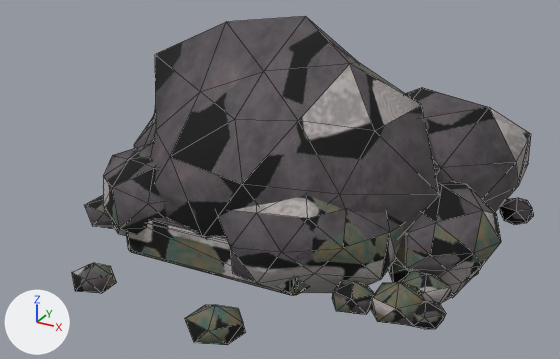
The glTF model models/deposit_0.glb, before and after one commit.
Rendered twice from a camera (50 mm lens) standing at (2.21, -4.02, 2.35) and looking at (0.01, -0.02, 0.35). Arrows for +X, +Y and +Z are at lower left; the lights stay in place. The picture after the commit comes second. Mesh edges are drawn as thin lines. Vertices at exactly the same position are counted once.

The first picture shows 'deposit_0'.
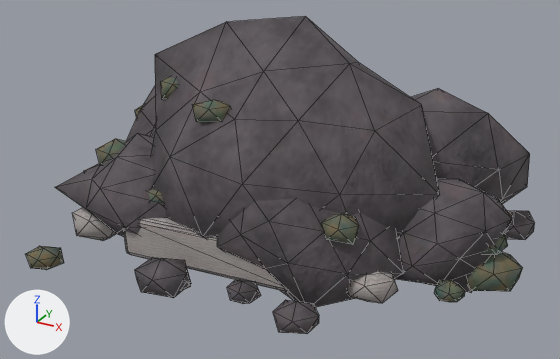
Location of each change, [x1, y1, x2, y2] in pixels of the pictures (560 x 359 px; the box of a moved part takes in the faces that stretch with it):
'deposit_0', reshaped (10% wider)
    before: [72, 16, 534, 345]
    after: [26, 16, 535, 334]
part 1 of me_blob, moved or reshaped
    before: [134, 108, 156, 148]
    after: [126, 87, 156, 141]
part 2 of me_blob, moved or reshaped
    before: [406, 87, 531, 212]
    after: [411, 88, 530, 204]
part 3 of me_blob, moved or reshaped
    before: [218, 195, 404, 293]
    after: [217, 199, 404, 307]
part 4 of me_blob, moved or reshaped (mostly hidden afterwards)
    before: [72, 263, 117, 293]
    after: [148, 189, 164, 204]
part 5 of me_blob, moved or reshaped
    before: [389, 180, 501, 298]
    after: [394, 179, 512, 293]
part 6 of me_blob, moved or reshaped (not visible afterwards)
    before: [403, 270, 453, 304]
part 7 of me_blob, moved or reshaped
    before: [127, 218, 308, 295]
    after: [124, 218, 288, 292]
part 8 of me_blob, moved or reshaped (mostly hidden afterwards)
    before: [84, 195, 115, 229]
    after: [185, 282, 191, 289]
part 9 of me_blob, moved or reshaped
    before: [185, 305, 246, 345]
    after: [273, 300, 319, 334]
part 10 of me_blob, moved or reshaped
    before: [412, 301, 446, 329]
    after: [26, 246, 64, 270]
part 11 of me_blob, moved or reshaped (not visible afterwards)
    before: [500, 198, 534, 225]
part 12 of me_blob, moved or reshaped (not visible afterwards)
    before: [371, 282, 425, 326]
part 13 of me_blob, moved or reshaped
    before: [332, 280, 374, 314]
    after: [227, 280, 261, 304]
part 14 of me_blob, deleted
    before: [389, 262, 479, 283]
part 15 of me_blob, built on
    before: [103, 143, 168, 236]
    after: [55, 77, 535, 303]
part 16 of me_blob, surface changed
    both: [151, 22, 439, 238]

Edits to the bpy script that builds the scene:
```text
Change me_blob:
    used by ob_deposit_0; location = (0.0, 0.0, 0.0)
    remove me_blob.from_pydata(...)  # 774 vertices, 1404 faces; spans x -1.31..1.43, y -1.32..1.46, z -0.21..1.36
    add me_blob.from_pydata(...)  # 1110 vertices, 1964 faces; spans x -1.61..1.56, y -1.19..1.3, z -0.21..1.36
    me_blob part 1: the loose piece of 42 vertices spanning x -1.26..-0.1, y -0.28..1.1, z -0.19..0.92 is multiplied about its middle by the matrix ((0.186, 0.958, -0.155), (-0.952, 0.501, -0.085), (-0.039, 0.14, 0.988)), then moved by (0.07, -0.06, 0.01)
    me_blob part 2: the loose piece of 42 vertices spanning x -0.04..1.37, y -0.23..1.21, z -0.13..0.93 is multiplied about its middle by the matrix ((0.836, 0.264, 0.154), (-0.092, 0.938, 0.1), (-0.102, -0.144, 0.983)), then moved by (0.01, 0.01, 0.01)
    me_blob part 3: the loose piece of 42 vertices spanning x -0.17..0.94, y -0.81..0.19, z -0.16..0.69 is multiplied about its middle by the matrix ((0.672, 0.588, 0.358), (-0.507, 0.936, -0.036), (-0.356, -0.126, 0.913)), then moved by (0.01, 0.0, 0.0)
    me_blob part 4: the loose piece of 12 vertices spanning x -0.71..-0.48, y -1.25..-1.03, z -0.06..0.13 is scaled about its middle by (0.809, 0.828, 0.807), then moved by (0.1, 0.54, 0.32)
    me_blob part 5: the loose piece of 42 vertices spanning x 0.62..1.43, y -0.28..0.46, z -0.17..0.53 is multiplied about its middle by the matrix ((1.092, -0.096, -0.231), (0.2, 1.071, 0.096), (0.266, -0.187, 0.973))
    me_blob part 6: the loose piece of 12 vertices spanning x 0.98..1.25, y -0.45..-0.23, z -0.07..0.13 is scaled about its middle by (0.555, 0.599, 0.594), then moved by (0.18, 0.58, 0.25)
    me_blob part 7: the loose piece of 56 vertices spanning x -0.69..0.56, y -0.74..-0.33, z -0.02..0.26 is turned 2.9 degrees about the z axis through its middle and scaled by 1.01
    me_blob part 8: the loose piece of 12 vertices spanning x -1.18..-0.86, y -0.6..-0.31, z -0.06..0.19 is scaled about its middle by (0.467, 0.448, 0.446), then moved by (0.85, -0.47, -0.05)
    me_blob part 9: the loose piece of 12 vertices spanning x 0.12..0.44, y -1.32..-1.08, z -0.07..0.16 is multiplied about its middle by the matrix ((0.821, 0.0, 0.0), (0.0, 0.821, 0.0), (0.0, 0.0, 0.821)), then moved by (0.33, 0.28, -0.01)
    me_blob part 10: the loose piece of 12 vertices spanning x 1.08..1.3, y -0.64..-0.46, z -0.07..0.1 is scaled about its middle by (0.964, 1.01, 0.906), then moved by (-2.2, -0.55, 0.02)
    me_blob part 11: the loose piece of 12 vertices spanning x 1.22..1.43, y 0.81..1.02, z -0.07..0.14 is moved by (-0.28, -0.32, 0.0)
    me_blob part 12: the loose piece of 12 vertices spanning x 0.88..1.18, y -0.7..-0.43, z -0.09..0.17 is scaled about its middle by 0.518, then moved by (0.16, 1.3, -0.02)
    me_blob part 13: the loose piece of 12 vertices spanning x 0.66..0.91, y -0.7..-0.5, z -0.08..0.12 is scaled about its middle by (0.739, 0.742, 0.711), then moved by (-0.57, -0.23, -0.01)
    me_blob part 14: 7 loose pieces with 84 vertices, spanning x -0.56..1.31, y -0.3..1.46, z -0.06..0.2, are deleted
    me_blob part 15: 2 vertices moved within x -0.35..0.33, y -0.02..0.07, z 0.78..0.79; 154 vertices removed from x -1.31..0.42, y -0.83..0.59, z -0.06..0.8; 574 vertices added at x -1.61..1.56, y -1.09..1.28, z -0.12..1.0
    me_blob part 16: 80 kept faces spanning x -0.92..1.06, y -0.75..0.95, z -0.21..1.36 get new texture (UV) coordinates
    other edits to the shape of me_blob do not show in these pictures
```
